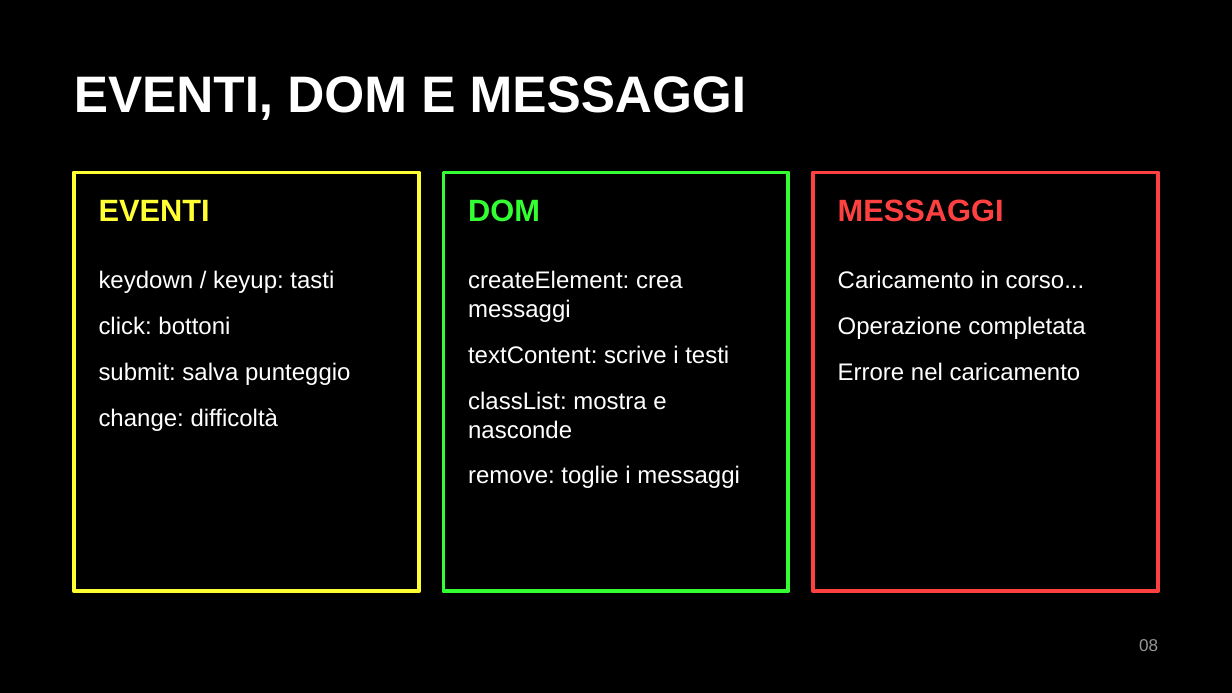
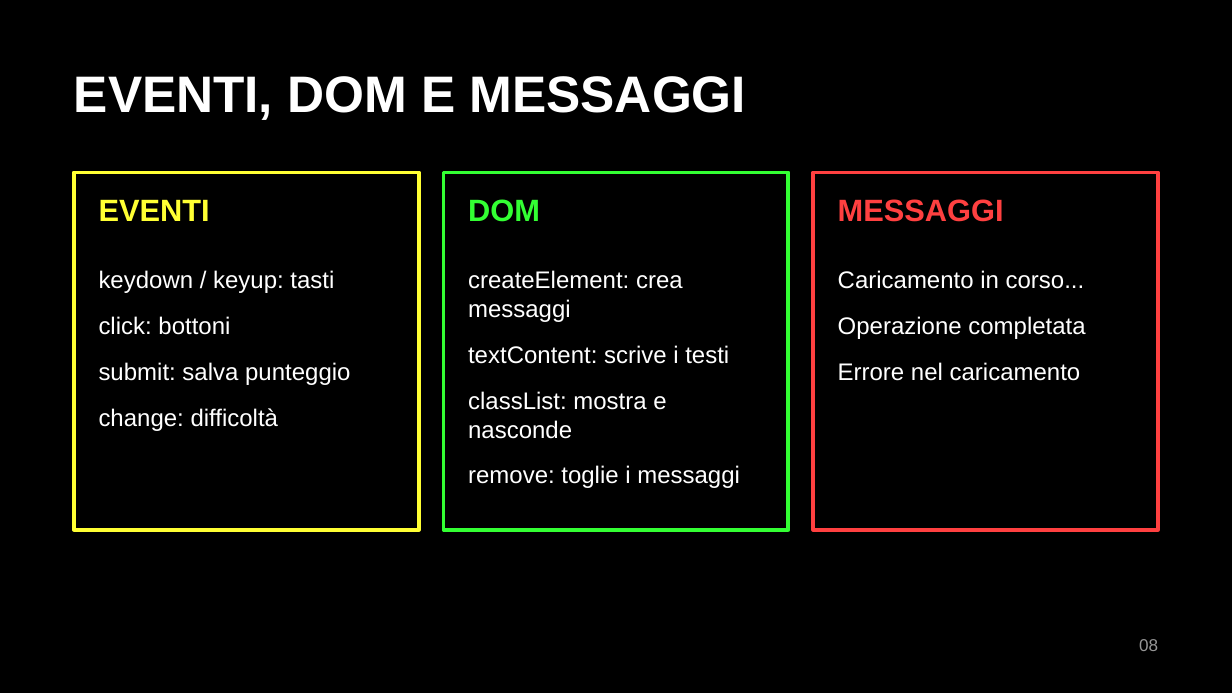
Before and after one commit to EliseyRotar/progetto-tps-arcade-games, a slide deck: slide 8 of consegna/Space Invaders - Presentazione.pptx. Drawn at 1232x693 pixels with LibreOffice and Linux fonts; fonts in the diff are those of the drawing. Boxes give left, top, right and bottom in pixels: in the first picture for what was removed or moved away, otherwise in the second. Text is boxed around its words. In the diff, an @@ line names an element or a change of style, - is before the commit and + after.

```diff
--- a/consegna/Space Invaders - Presentazione.pptx
+++ b/consegna/Space Invaders - Presentazione.pptx
@@ rectangle: place and size @@
-rectangle at [74, 172, 419, 591]
+rectangle at [74, 172, 419, 530]
@@ rectangle: place and size @@
-rectangle at [444, 172, 788, 591]
+rectangle at [444, 172, 788, 530]
@@ rectangle: place and size @@
-rectangle at [813, 172, 1158, 591]
+rectangle at [813, 172, 1158, 530]
```
Also in this commit, not shown: 6 other slides changed.
